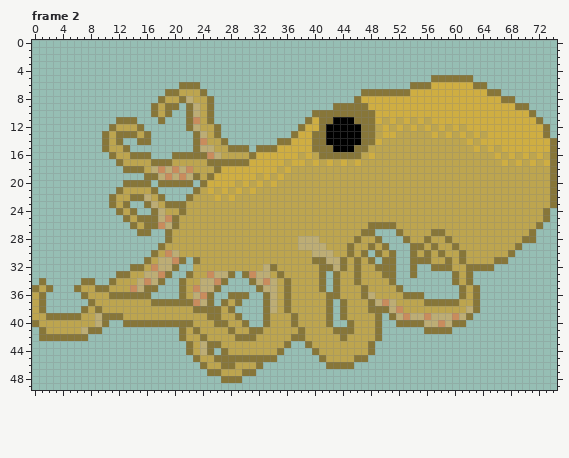
Two states of a pixel-art file, assets/art/octopus.aseprite. Above: the version before the commit.
75x50 pixels, 2 frames. Shown: frame 2. The commit also changed other frames, which this record leaves out.
After the commit:
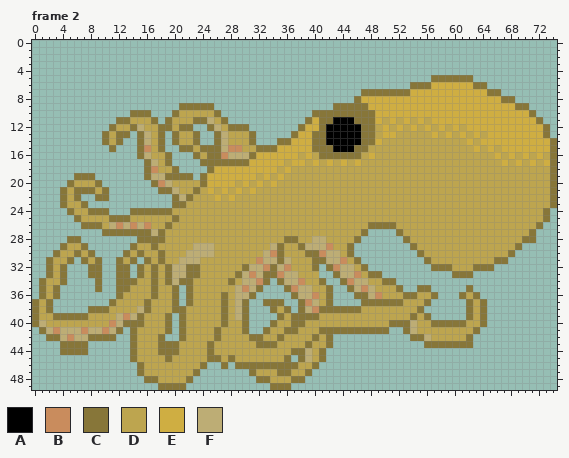
Palette (. is transparent): A #000000  B #c98c5d  C #877639  D #bda54f  E #cfae42  F #bdad75
The author wrote: made the octopus animation look less fucking ass!
Diff:
--- frame 2
@@ x 0..74 @@
  5 .........................................................CCCCCC............
- 6 .....................CCC..............................CCCEEEEEECC..........
- 7 ...................CCDDDC......................CCCCCCCEEEEEEEEEEECC........
- 8 ..................CDDCFDDC....................CEEEEEEEEEEEEEEEEEEEECC......
- 9 .................CDCC.CFDC.................CCCCCEEEEEEEEEEEEEEEEEEEEECC....
-10 .................CDC..CFDC..............CCCCCCCCCEEEEEEEEEEEEEEEEEEEEEEC...
-11 ............CCC...C...CBDC.............CECCAAACCCEDEDEDEDEEEEEEEEEEEEEEEC..
-12 ...........CDDDC......CFDDC...........CEECAAAAACCDEDEDEDEDEDEDEEEEEEEEEEEC.
-13 ..........CDCCCDC......CFDC..........CEECCAAAAACCDEEDDDDDEDEDEDEDEEEEEEEEC.
-14 ..........CDC..CC......CBDDC.......CCEEECCAAAAACCEDDDDDDDDDDDDEDEEEEEEEEEEC
-15 ..........CDDC.........CFFDDCCC.CCCEEEEECCCAAACCDDDDDDDDDDDDDDDEDEDEEEEEEEC
-16 ...........CDDCCC...CCCCCBFDDDDCEEEEEEDEDCCCCCCDEDDDDDDDDDDDDDDDDDEDEDEDEDC
-17 ............CDDDDCCCDDDDDCCCCCCEEEEEDEEDEDEDEDEDDDDDDDDDDDDDDDDDDDDEDEDEDEC
-18 .............CCCDFBFBFBDDDCEEEEEEEEDEDDDDDDDDDDDDDDDDDDDDDDDDDDDDDDDDDDDDDC
-19 ................CCFBFBFCDCEEEEEEDEDEDDDDDDDDDDDDDDDDDDDDDDDDDDDDDDDDDDDDDDC
-20 .............CCCC.CCCCC.CEEEEDEDEDEDDDDDDDDDDDDDDDDDDDDDDDDDDDDDDDDDDDDDDDC
-21 ............CDDDDC.....CDEDEDEDEDDDDDDDDDDDDDDDDDDDDDDDDDDDDDDDDDDDDDDDDDDC
-22 ...........CDDCCFDC...CDDDEDEDDDDDDDDDDDDDDDDDDDDDDDDDDDDDDDDDDDDDDDDDDDDDC
-23 ...........CDC..CFDCCCDDDDDDDDDDDDDDDDDDDDDDDDDDDDDDDDDDDDDDDDDDDDDDDDDDDDC
-24 ............CDC..CFDDCDDDDDDDDDDDDDDDDDDDDDDDDDDDDDDDDDDDDDDDDDDDDDDDDDDDC.
-25 .............CDCCCFBCDDDDDDDDDDDDDDDDDDDDDDDDDDDDDDDDDDDDDDDDDDDDDDDDDDDDC.
-26 ..............CDCCBFCDDDDDDDDDDDDDDDDDDDDDDDDDDDCCCCDDDDDDDDDDDDDDDDDDDDC..
-27 ...............CC..CDDDDDDDDDDDDDDDDDDDDDDDDDDDCC...CDDDDCCDDDDDDDDDDDDC...
-28 ...................CDDDDDDDDDDDDDDDDDDFFFDDDDDCDDC...CDDCDDCDDDDDDDDDDCC...
-29 ..................CDDDDDDDDDDDDDDDDDDDFFFFDDDCDDCDC...CCDCDDCDDDDDDDDC.....
-30 .................CDBFDDDDDDDDDDDDDDDDDDDFFFDDCDC.CDC..CDCDCDDCDDDDDDC......
-31 ................CDFFBC.CDDDDDDDDDDDDDDDDCCFFCDCDC.CC..CCCDDCDCDDDDCC.......
-32 ..............CCDBFFC..DDDDDDDDDDFCDDDDDDCCFCDCDDCCC..C..CCCDDCCCC.........
-33 ............CCDDFFBC..CDDBFFC.CBFFDCDDDDDC.CDDCDDDCC..C.....CDC............
-34 .C.....CC..CDDDFBFC..CDDFFBC...CFBFDCDDDDC.CDDCDDDDC........CDC............
-35 CDC...CDDCCDDDBFCC...CDBFFC.....CFFDCDDDDC.CDDDCDDDDC........CDC...........
-36 DC.....CDDDCCCCCC....CDFBC..CCC..CFDCDDDDDCCDDDCFDDDDCCC.....CDC...........
-37 DC......CDDDDDDDDCCCCCCBFC.CDC...CFDCDDDDDC.CDDDCFBFDDDDCCCCCDDC...........
-38 DC.....CDCDDDDDDDDDDDDDCCCCDC....CFDCDDDDDC.CDDDCCCFBDDDDDDDDDFC...........
-39 DDCCCCCDDFCCCDDDDDDDDDDDDCCDDC...CDDDCDDDDC.CDDDDC.CFBFFBFFFBFC............
-40 CDDDDDDDDFC..CCCCCCCCCCDDDCCDDC..CDDDCDDDDC..CDDDC..CCCCFFBFCC.............
-41 .CDDDDDFCC...........CDCDDDDCDDCCDDDDDCDDDDCCCDDDC......CCCC...............
-42 .CCCCCCC.............CDDCDDDDCCCDDDDDCCDDDDDCDDDDC.........................
-43 ......................CDFCCDDDDDDDDDC..CDDDDDDDDC..........................
-44 ......................CDFC.CDDDDDDDC....CDDDDDDDC..........................
-45 .......................CDDCCCCCCCCC......CDDDDCC...........................
-46 ........................CDDCCDDDC.........CCCC.............................
-47 .........................CCDDDCC...........................................
-48 ...........................CCC.............................................
-49 ...........................................................................
+ 6 ......................................................CCCEEEEEECC..........
+ 7 ...............................................CCCCCCCEEEEEEEEEEECC........
+ 8 ..............................................CEEEEEEEEEEEEEEEEEEEECC......
+ 9 .....................CCCCC.................CCCCCEEEEEEEEEEEEEEEEEEEEECC....
+10 ..............CCC...CDDDDDC.............CCCCCCCCCEEEEEEEEEEEEEEEEEEEEEEC...
+11 ............CCDDDC.CDDDCCFDC...........CECCAAACCCEDEDEDEDEEEEEEEEEEEEEEEC..
+12 ...........CDDCFDDCCDCC..CFDCCC.......CEECAAAAACCDEDEDEDEDEDEDEEEEEEEEEEEC.
+13 ..........CDCC.CFDC.CDDC..CFDDDC.....CEECCAAAAACCDEEDDDDDEDEDEDEDEEEEEEEEC.
+14 ..........CDC..CFDC.CDDC..CFDDDC...CCEEECCAAAAACCEDDDDDDDDDDDDEDEEEEEEEEEEC
+15 ...........C...CBDC..CCDCCCFBBDDCCCEEEEECCCAAACCDDDDDDDDDDDDDDDEDEDEEEEEEEC
+16 ...............CFDDC...CDCCBFFFCEEEEEEDEDCCCCCCDEDDDDDDDDDDDDDDDDDEDEDEDEDC
+17 ................CFDC....CCCCCCCEEEEEDEEDEDEDEDEDDDDDDDDDDDDDDDDDDDDEDEDEDEC
+18 ................CBDDC....CEEEEEEEEEDEDDDDDDDDDDDDDDDDDDDDDDDDDDDDDDDDDDDDDC
+19 ......CCC.......CFFCCCC.CEEEEEEEDEDEDDDDDDDDDDDDDDDDDDDDDDDDDDDDDDDDDDDDDDC
+20 .....CDDDC.......CBFDDDDCEEEEDEDEDEDDDDDDDDDDDDDDDDDDDDDDDDDDDDDDDDDDDDDDDC
+21 ....CDCCCDC.......CCFDDCDEDEDEDEDDDDDDDDDDDDDDDDDDDDDDDDDDDDDDDDDDDDDDDDDDC
+22 ....CDC..CC.........CFCDDDEDEDDDDDDDDDDDDDDDDDDDDDDDDDDDDDDDDDDDDDDDDDDDDDC
+23 ....CDDC............CCDDDDDDDDDDDDDDDDDDDDDDDDDDDDDDDDDDDDDDDDDDDDDDDDDDDDC
+24 .....CDDCCC...CCCCCCDDDDDDDDDDDDDDDDDDDDDDDDDDDDDDDDDDDDDDDDDDDDDDDDDDDDDC.
+25 ......CDDDDCCCDDDDDDCDDDDDDDDDDDDDDDDDDDDDDDDDDDDDDDDDDDDDDDDDDDDDDDDDDDDC.
+26 .......CCCDFBFBFBDDCDDDDDDDDDDDDDDDDDDDDDDDDDDDDCCCCDDDDDDDDDDDDDDDDDDDDC..
+27 ..........CCCCCCCFCDDDDDDDDDDDDDDDDDDDDDDDDDDDDC....CDDDDDDDDDDDDDDDDDDC...
+28 .....CC........CCCCDDDDDDDDDDDDDDDDDCCDDFFDDDDC......CDDDDDDDDDDDDDDDDCC...
+29 ....CDDC......CDDCDDDDDFFFDDDDDDDDFCDDCFFFBDDC........CDDDDDDDDDDDDDDC.....
+30 ...CDDCDC....CDCDDCDDDFFFFDDDDDDDFBCDDDCCBFFDC.........CDDDDDDDDDDDDC......
+31 ..CDDC.CDC..CDC.CDCDDFFFDDDDDDDDBFFCFDDDCCFFBDC.........CDDDDDDDDDCC.......
+32 ..CDC...CC..CC.CDCDCFFCCDDDDDDCFFBCFBDDDC.CBFFDC.........CCCDDDCCC.........
+33 ..CDC...CC..CC.CDCDCFFCCDDDDDCFBFCCBFFDDD..CFFBDCC..........CCC............
+34 .CDDC....C..CCCDDCDCFCCDDDDDCDFFBC.CFFBDDC..CBFFDDCC.......................
+35 .CDC.....C..CCDDDCDDC.CDDDDDDFBFC...CBFFDDC..CFBFDDDC..CC.....C............
+36 .CDC........CDDDDCDDC.CDDDDCDFFC.....CFFBDC...CCFBDDDCCDDC...CDC...........
+37 CDC........CDDDDCDDDC.CDDDDCDFC..CCC..CBFDC....CCCCCCDDDC.....CDC..........
+38 CDC.....CCCDDDDFCDDDCCDDDDDCDFC...CDC.CFBCCCCCCDDDDDDDDC......CDC..........
+39 CDDCCCCCDDDDFBFCDDDC.CDDDDDCDFC....CDCCCCDDDDDDDDDDDDDCDC.....CDC..........
+40 CFDDDDDDDDDBFCCCDDDC.CDDDDDCDDC...CDDCCDDDDDDDDDDDDCCCFDDCCCCCDDC..........
+41 .CFBFFFBFFBFC.CDDDDC.CDDDDCDDDC..CDDCCDDDCCCCCCCCCC..CFDDDDDDDDC...........
+42 ..CCFBFFCCCC..CDDDC..CDDDDCDDDDCCDDCDDDDCDC...........CCFDDDDDC............
+43 ....CCCC......CDDDCCCDDDDCDDDDDDCCCDDDDCDDC.............CCCCCCC............
+44 ....CCCC......CDDDCCCDDDDCDDDDDDDDDDDCCFDC.................................
+45 ..............CDDDDCDDDDDCCDCDDDDDDDC.CFDC.................................
+46 ...............CDDDDDDDDC..C.CCCCCCCCCDDC..................................
+47 ...............CDDDDDDDC.......CDDDCCDDC...................................
+48 ................CCDDDDC.........CCDDDCC....................................
+49 ..................CCCC............CCC......................................
Pixel boxes of the changes (left, top, right, bottom) in both pictures:
changed: (32, 82, 487, 390)
